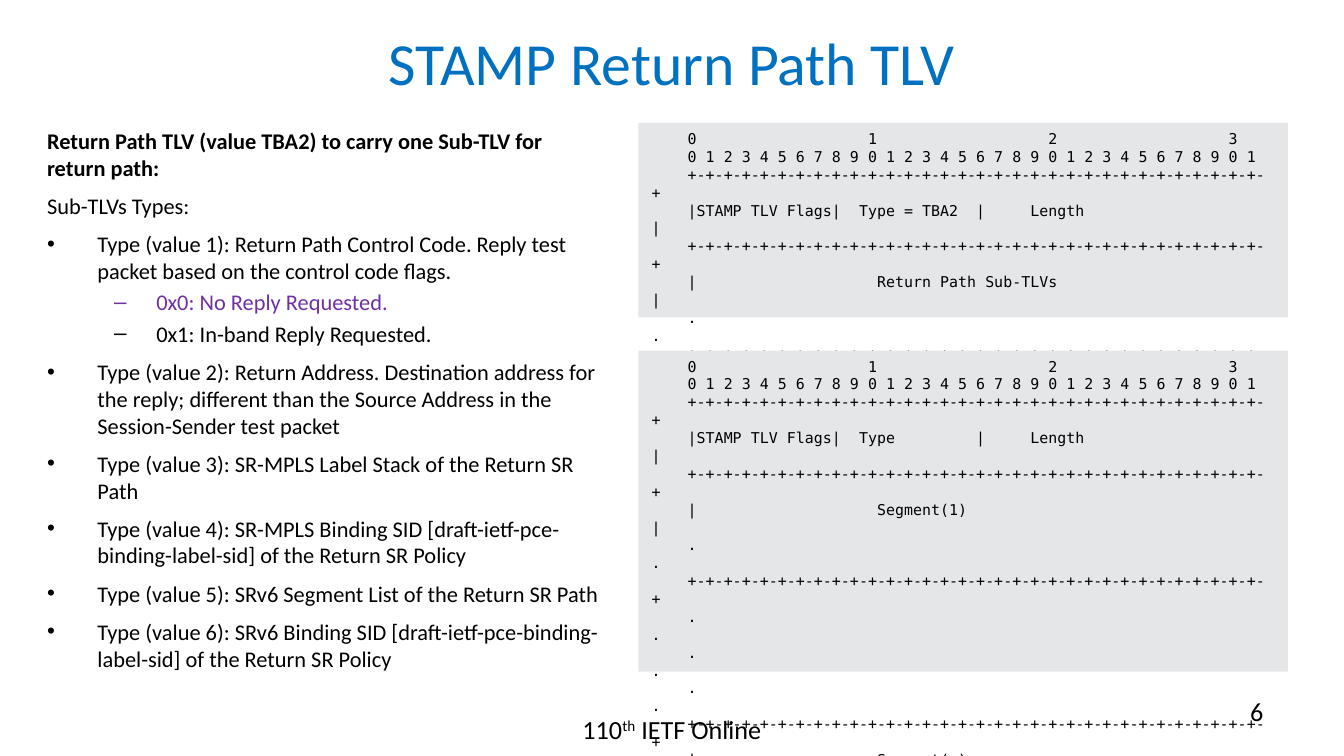
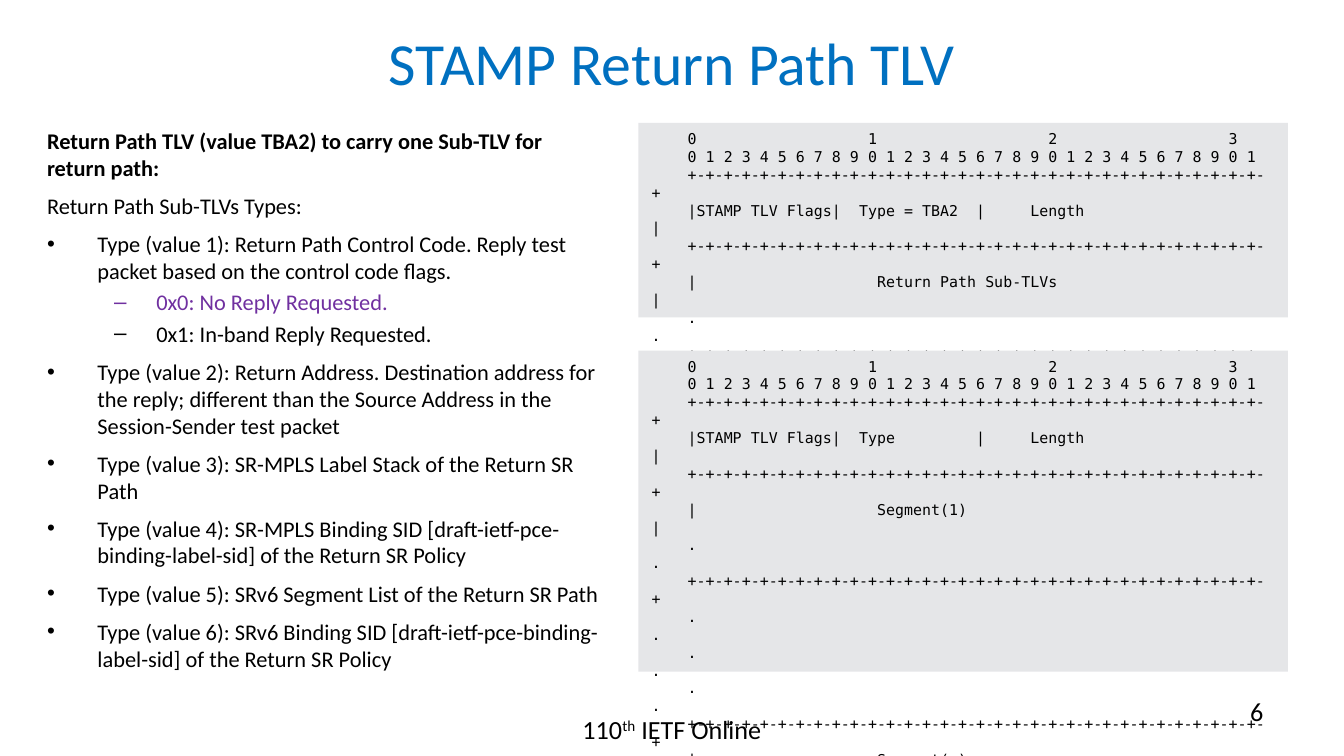
Before and after one commit to rakgandhi/ietf-slides, a slide deck: slide 6 of draft-gandhi-ippm-stamp-srpm-02.pptx. Drawn at 1344x756 pixels with LibreOffice and Linux fonts; fonts in the diff are those of the drawing. Boxes give left, top, right and bottom in pixels: in the first picture for what was removed or moved away, otherwise in the second. Text is boxed around its words. In the diff, an @@ line names an element or a change of style, - is before the commit and + after.

```diff
--- a/draft-gandhi-ippm-stamp-srpm-02.pptx
+++ b/draft-gandhi-ippm-stamp-srpm-02.pptx
@@ text at (47, 198, 302, 218): text changed @@
-Sub-TLVs Types:
+Return Path Sub-TLVs Types:
```
Also in this commit, not shown: 3 other slides changed, 3 other files.
